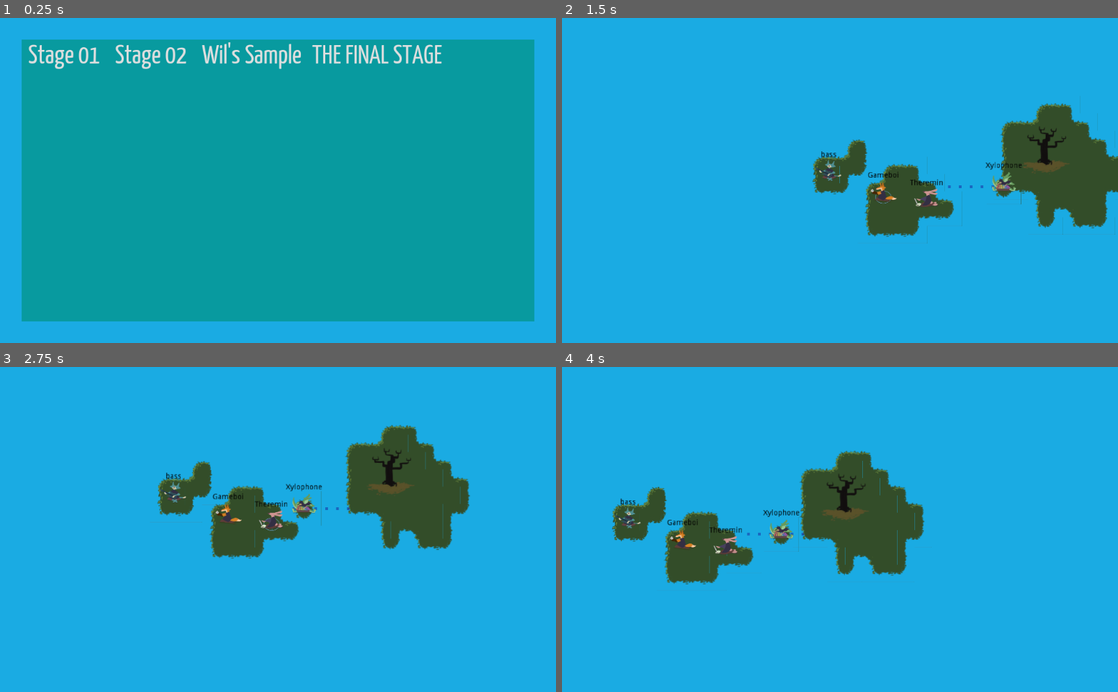
Above: before the commit, frames 1-4 (two rows, left to right).
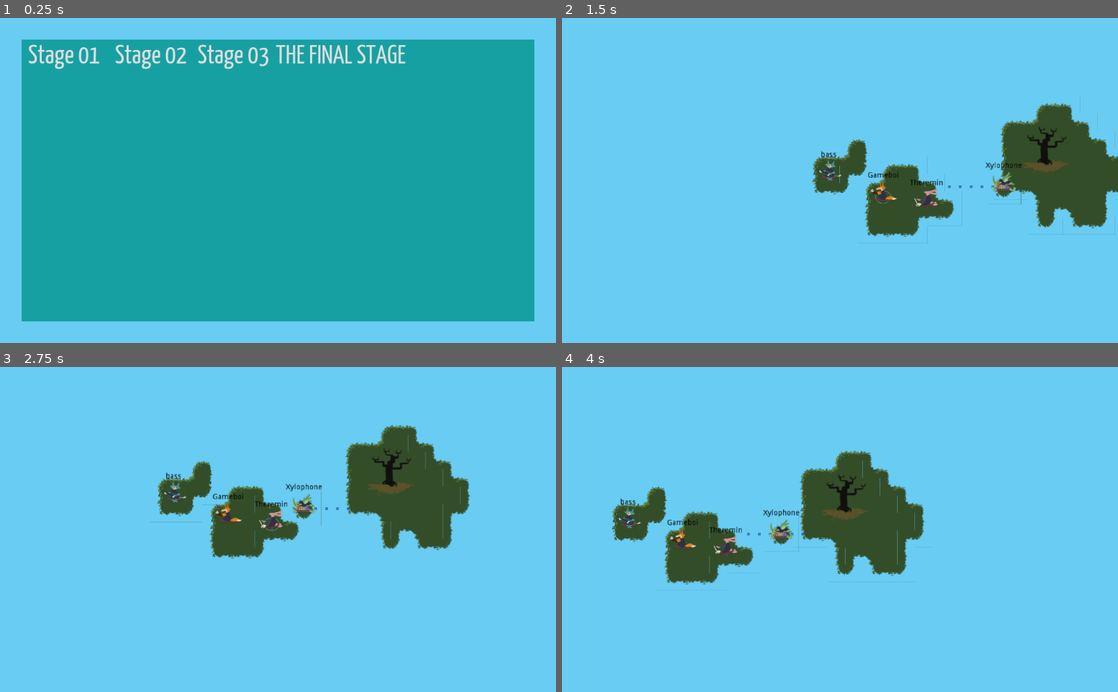
Above: after the commit, the same moments.

Repository: uspgamedev/skyjammers
Game: Godot game, scene res://menus/stage-selector/main.tscn
Two runs of this game, one before a commit and one after it. Both use one fixed random seed, a clock stepped at 60 frames per second and the inputs below. Sound files missing from this copy of the repository are replaced by a short silence.
Inputs:
- Up to frame 1 (0.25 s): no input
- Up to frame 2 (1.5 s): click "Stage 01" at 0.5 s; tap Enter (ui_accept) at 1.25 s; hold Space (action_play) from 1.28 s (still down)
- Up to frame 3 (2.75 s): tap Enter (ui_accept) at 1.52, 2.27 s; release Space (action_play) at 2.03 s; tap Space (action_play) at 2.1 s
- Up to frame 4 (4 s): hold Space (action_play) 2.78-3.53 s; tap Space (action_play) at 3.6 s; tap Enter (ui_accept) at 3.77 s

The runs differ from the first frame. In frame 1, 22% of the frame differs, in the area x 0-100%, y 0-100%; in frame 2, 91%; in frame 3, 91%; in frame 4, 91%.

Commit message:
Tweaks

Diff:
--- a/game/Instruments/Instrument.tscn
+++ b/game/Instruments/Instrument.tscn
@@ -49,13 +49,14 @@
 [node name="CollisionShape2D" type="CollisionShape2D" parent="." index="2"]
 
 shape = SubResource( 1 )
-_sections_unfolded = [ "Visibility" ]
+_sections_unfolded = [ "Transform", "Visibility" ]
 
 [node name="SoundWaveShape" type="CollisionShape2D" parent="." index="3"]
 
 visible = false
 shape = SubResource( 2 )
 script = ExtResource( 4 )
+_sections_unfolded = [ "Transform" ]
 
 [node name="Timer" type="Timer" parent="." index="4"]
 
--- a/game/islands/Tileset.tscn
+++ b/game/islands/Tileset.tscn
@@ -2,7 +2,7 @@
 
 [ext_resource path="res://islands/tiles_true.png" type="Texture" id=1]
 
-[node name="Node2D" type="Node2D"]
+[node name="Node2D" type="Node2D" index="0"]
 
 [node name="01-upleft" type="Sprite" parent="." index="0"]
 
@@ -227,7 +227,7 @@
 frame = 20
 _sections_unfolded = [ "Animation" ]
 
-[node name="26-unused2" type="Sprite" parent="." index="25"]
+[node name="26-unused" type="Sprite" parent="." index="25"]
 
 position = Vector2( 150, 30 )
 texture = ExtResource( 1 )
--- a/game/menus/stage-selector/main.tscn
+++ b/game/menus/stage-selector/main.tscn
@@ -1,12 +1,10 @@
-[gd_scene load_steps=8 format=2]
+[gd_scene load_steps=6 format=2]
 
-[ext_resource path="res://menus/stage-selector/StageSelector.gd" type="Script" id=1]
-[ext_resource path="res://menus/theme.tres" type="Theme" id=2]
-[ext_resource path="res://menus/stage-selector/button.tscn" type="PackedScene" id=3]
-[ext_resource path="res://stages/stage01.tscn" type="PackedScene" id=4]
-[ext_resource path="res://stages/sample/sample.tscn" type="PackedScene" id=5]
-[ext_resource path="res://test/TheFinalStage.tscn" type="PackedScene" id=6]
-[ext_resource path="res://audio/AudioManager.tscn" type="PackedScene" id=7]
+[ext_resource path="res://menus/theme.tres" type="Theme" id=1]
+[ext_resource path="res://menus/stage-selector/button.tscn" type="PackedScene" id=2]
+[ext_resource path="res://stages/stage01.tscn" type="PackedScene" id=3]
+[ext_resource path="res://stages/stage02.tscn" type="PackedScene" id=4]
+[ext_resource path="res://test/TheFinalStage.tscn" type="PackedScene" id=5]
 
 [node name="StageSelector" type="Control" index="0"]
 
@@ -19,7 +17,6 @@
 mouse_default_cursor_shape = 0
 size_flags_horizontal = 1
 size_flags_vertical = 1
-script = ExtResource( 1 )
 _sections_unfolded = [ "Anchor", "Margin" ]
 
 [node name="Panel" type="Panel" parent="." index="0"]
@@ -71,29 +68,27 @@
 alignment = 0
 _sections_unfolded = [ "Anchor", "Margin" ]
 
-[node name="Button" parent="Panel/VBoxContainer/GridContainer" index="0" instance=ExtResource( 3 )]
+[node name="Button" parent="Panel/VBoxContainer/GridContainer" index="0" instance=ExtResource( 2 )]
 
-stage_scene = ExtResource( 4 )
+stage_scene = ExtResource( 3 )
 
-[node name="Button2" parent="Panel/VBoxContainer/GridContainer" index="1" instance=ExtResource( 3 )]
+[node name="Button2" parent="Panel/VBoxContainer/GridContainer" index="1" instance=ExtResource( 2 )]
 
 margin_left = 160.0
 margin_right = 316.0
 text = " Stage 02 "
+stage_scene = ExtResource( 3 )
+
+[node name="Button3" parent="Panel/VBoxContainer/GridContainer" index="2" instance=ExtResource( 2 )]
+
+margin_left = 320.0
+margin_right = 460.0
+text = "Stage 03"
 stage_scene = ExtResource( 4 )
 
-[node name="Button3" parent="Panel/VBoxContainer/GridContainer" index="2" instance=ExtResource( 3 )]
+[node name="Button4" parent="Panel/VBoxContainer/GridContainer" index="3" instance=ExtResource( 2 )]
 
-margin_left = 320.0
-margin_right = 527.0
-text = " Wil's Sample "
+margin_left = 464.0
+margin_right = 711.0
+text = "THE FINAL STAGE"
 stage_scene = ExtResource( 5 )
-
-[node name="Button4" parent="Panel/VBoxContainer/GridContainer" index="3" instance=ExtResource( 3 )]
-
-margin_left = 531.0
-margin_right = 778.0
-text = "THE FINAL STAGE"
-stage_scene = ExtResource( 6 )
-
-[node name="AudioManager" parent="." index="1" instance=ExtResource( 7 )]
--- a/game/project.godot
+++ b/game/project.godot
@@ -22,5 +22,5 @@
 
 [rendering]
 
-environment/default_clear_color=Color( 0.104828, 0.672428, 0.894531, 1 )
+environment/default_clear_color=Color( 0.413269, 0.801291, 0.953125, 1 )
 environment/default_environment="res://default_env.tres"
--- a/game/stages/base.gd
+++ b/game/stages/base.gd
@@ -46,8 +46,8 @@
 
 func _on_Input_played():
 	if not win and not activeInstrument.hasSoundwave and activeInstrument.frequency == 0:
+		activeInstrument.pulse()
 		camera_shake()
-		activeInstrument.pulse()
 	elif win:
 		get_tree().change_scene("res://menus/stage-selector/main.tscn")
 
--- a/game/stages/base.tscn
+++ b/game/stages/base.tscn
@@ -4,7 +4,7 @@
 [ext_resource path="res://input/input.tscn" type="PackedScene" id=2]
 [ext_resource path="res://audio/AudioManager.tscn" type="PackedScene" id=3]
 
-[node name="Stage" type="Node2D"]
+[node name="Stage" type="Node2D" index="0"]
 
 position = Vector2( 21.1771, 19.5481 )
 script = ExtResource( 1 )
@@ -19,13 +19,7 @@
 "_edit_lock_": true
 }
 
-[node name="Paths" type="Node2D" parent="." index="2"]
-
-__meta__ = {
-"_edit_lock_": true
-}
-
-[node name="Camera2D" type="Camera2D" parent="." index="3"]
+[node name="Camera2D" type="Camera2D" parent="." index="2"]
 
 editor/display_folded = true
 anchor_mode = 1
@@ -62,6 +56,6 @@
 one_shot = false
 autostart = false
 
-[node name="AudioManager" parent="." index="4" instance=ExtResource( 3 )]
+[node name="AudioManager" parent="." index="3" instance=ExtResource( 3 )]
 
 [connection signal="played" from="Input" to="." method="_on_Input_played"]
--- a/game/stages/stage01.tscn
+++ b/game/stages/stage01.tscn
@@ -22,6 +22,10 @@
 
 initial_bard_path = NodePath("Instruments/Island/Bass")
 riff_set = 1
+
+[node name="Instruments" parent="." index="1"]
+
+editor/display_folded = true
 
 [node name="Island" parent="Instruments" index="0" instance=ExtResource( 2 )]
 
--- a/game/stages/stage02.tscn
+++ b/game/stages/stage02.tscn
@@ -29,6 +29,10 @@
 [node name="Stage" instance=ExtResource( 1 )]
 
 initial_bard_path = NodePath("Instruments/Island/Bass")
+
+[node name="Instruments" parent="." index="1"]
+
+editor/display_folded = true
 
 [node name="Path2D" parent="Instruments" index="0" instance=ExtResource( 2 )]
 
@@ -84,7 +88,6 @@
 [node name="Island2" parent="Instruments" index="5" instance=ExtResource( 3 )]
 
 position = Vector2( 241, 18 )
-tile_data = PoolIntArray( -1, 0, 0, -65536, 3, 0, 65535, 12, 0, 0, 15, 0, 458763, 0, 0 )
 _sections_unfolded = [ "Cell", "Transform" ]
 
 [node name="Theremin" parent="Instruments/Island2" index="0" instance=ExtResource( 11 )]
Binary file removed: game/islands/grama.png
Binary file added: game/islands/grass.png
Not shown, changed: game/islands/grass.png.import
Not shown: 1 places in game/menus/stage-selector/main.tscn that only renumber resources
